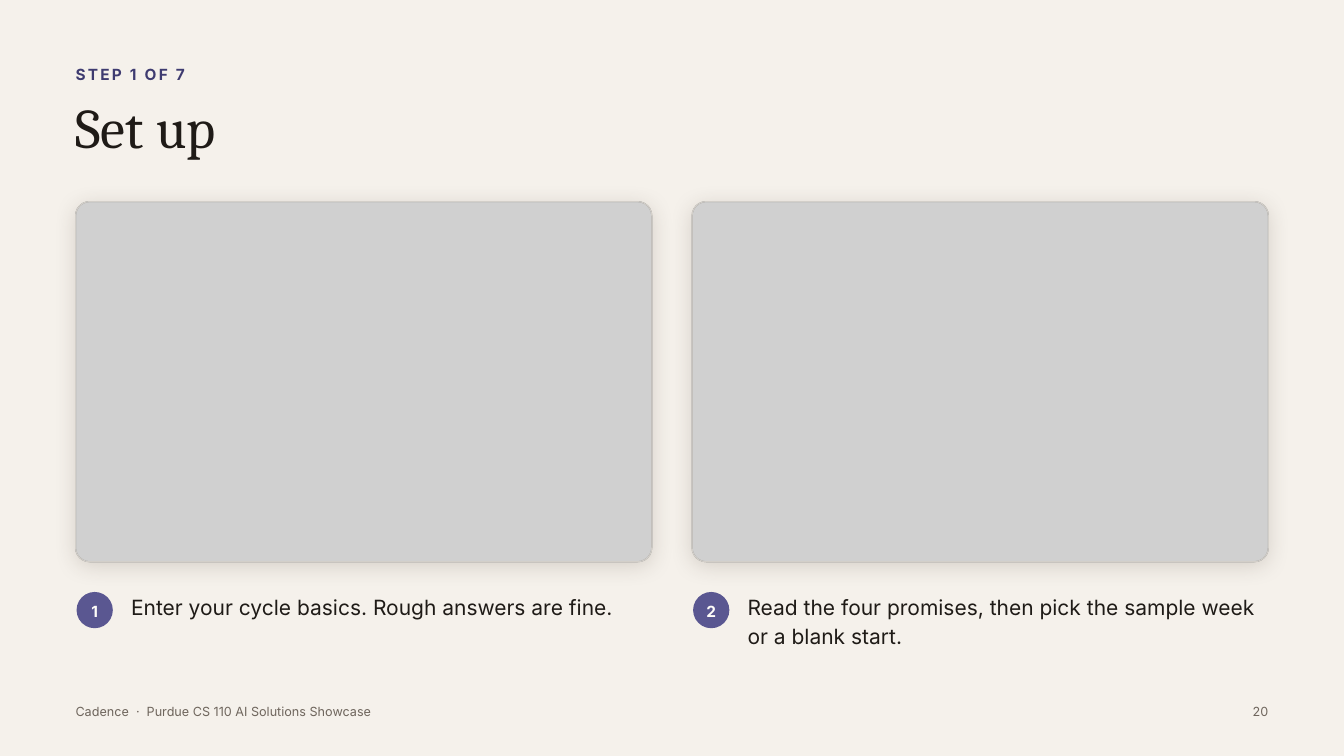
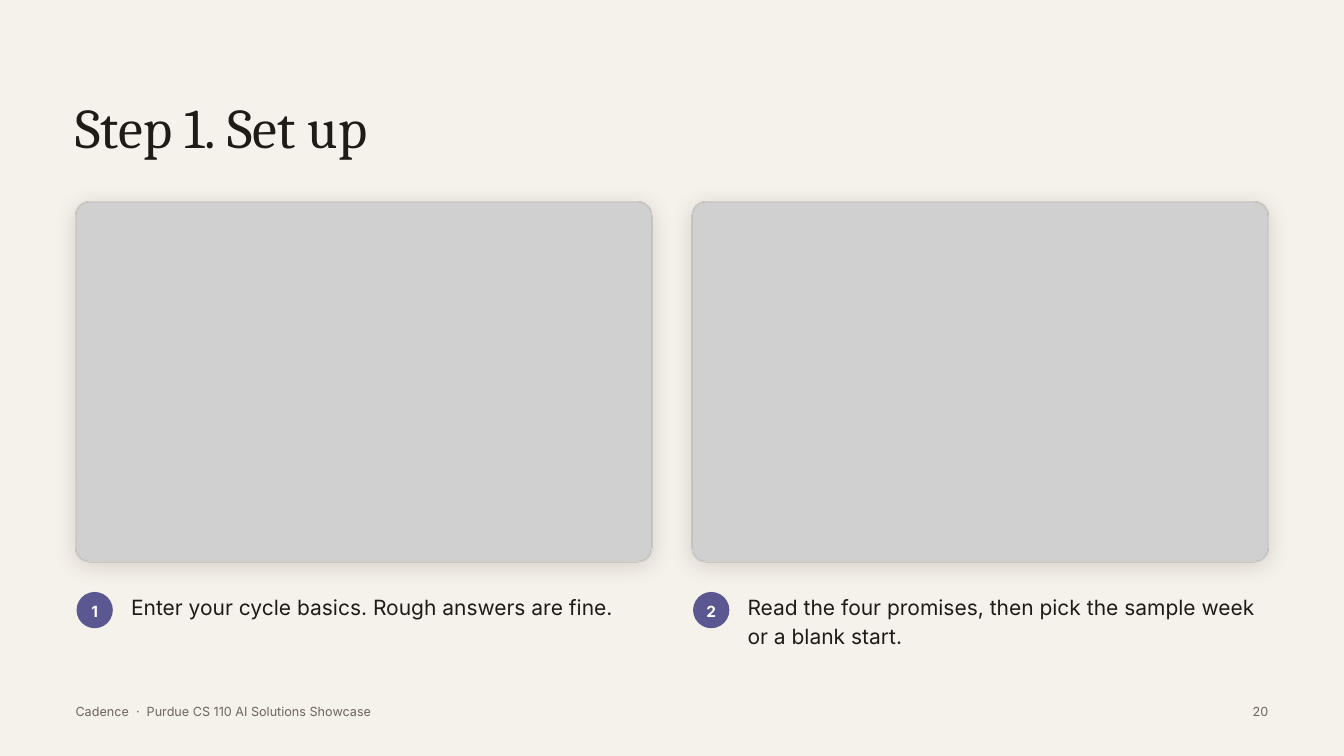
Before and after one commit to tarushvkodes/cadence, a slide deck: slide 20 of deck/Cadence-Capstone.pptx. Drawn at 1344x756 pixels with LibreOffice and Linux fonts; fonts in the diff are those of the drawing; grey boxes stand for pictures. Boxes give left, top, right and bottom in pixels: in the first picture for what was removed or moved away, otherwise in the second. Text is boxed around its words. In the diff, an @@ line names an element or a change of style, - is before the commit and + after.

```diff
--- a/deck/Cadence-Capstone.pptx
+++ b/deck/Cadence-Capstone.pptx
@@ text removed at (76,68,185,80) @@
-STEP 1 OF 7
@@ title at (76,110,368,160): text changed @@
-Set up
+Step 1. Set up
```
Also in this commit, not shown: 40 other slides changed, 9 other files.
